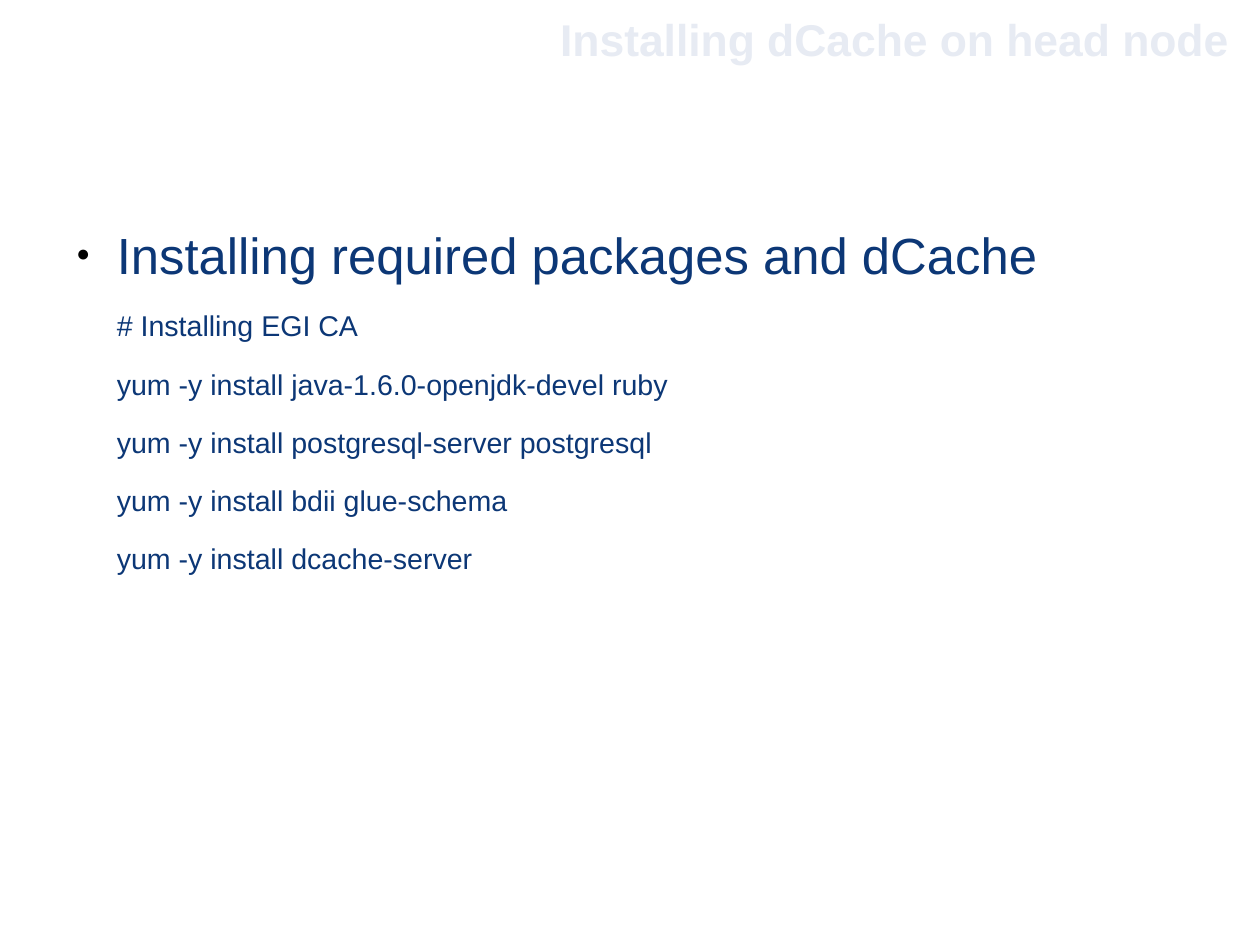
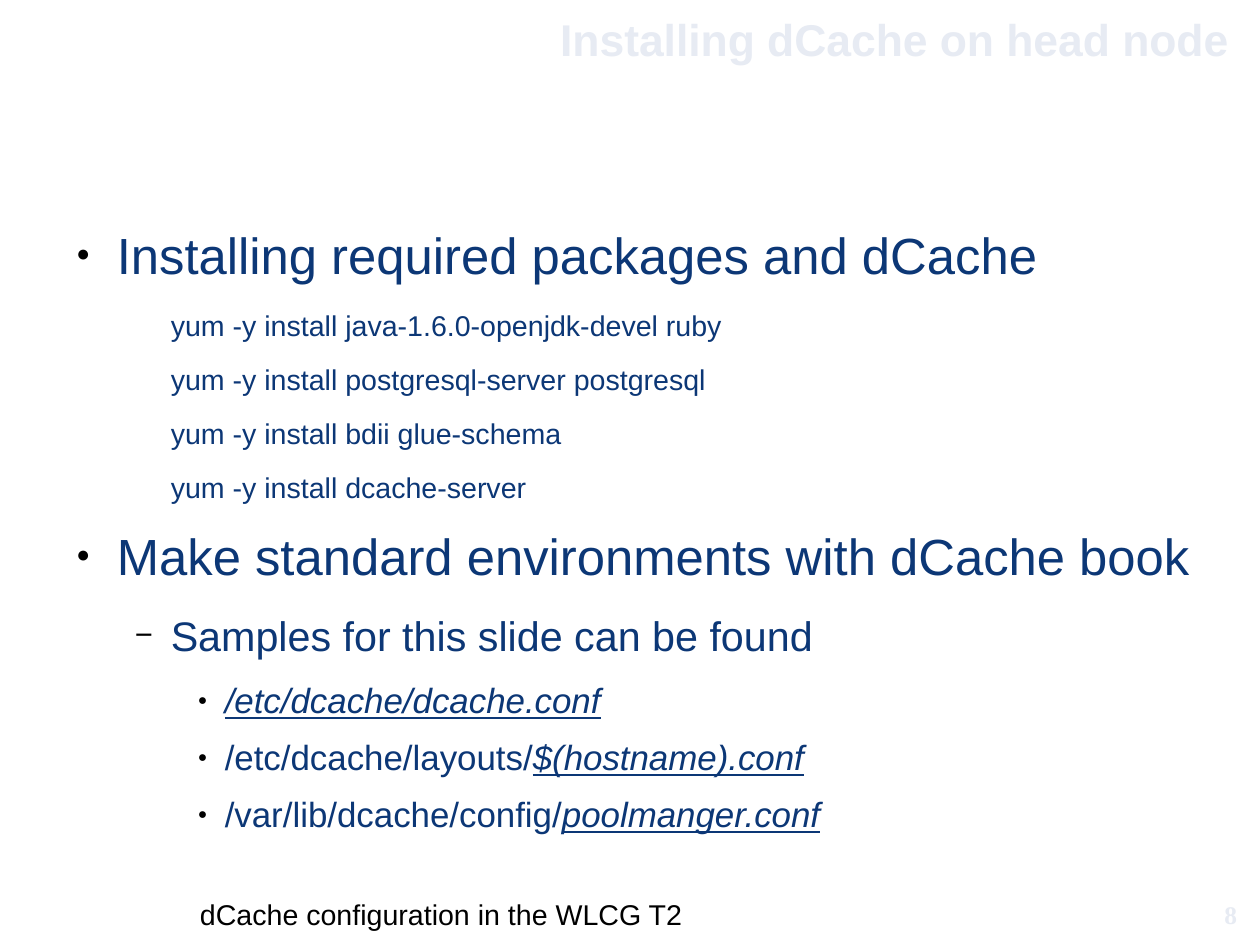
Before and after one commit to GenKawamura/GridKa2014-Material_ATLAS-T2_Example, a slide deck: slide 8 of dcache_wlcg_tier2_gridka.odp (slide 9 before the commit). Drawn at 1260x945 pixels with LibreOffice and Linux fonts; fonts in the diff are those of the drawing; background and template pictures are left out. Boxes give left, top, right and bottom in pixels: in the first picture for what was removed or moved away, otherwise in the second. Text is boxed around its words. In the diff, an @@ line names an element or a change of style, - is before the commit and + after.

```diff
--- a/dcache_wlcg_tier2_gridka.odp
+++ b/dcache_wlcg_tier2_gridka.odp
@@ text at (x1=141, y1=315, x2=358, y2=342): paragraph removed @@
-# Installing EGI CA
@@ text at (x1=171, y1=315, x2=722, y2=503): list level 1 to 2 in "yum -y install java-1.6.0-openjdk-devel ruby"; list level 1 to 2 in "yum -y install postgresql-server postgresql"; list level 1 to 2 in "yum -y install bdii glue-schema"; list level 1 to 2 in "yum -y install dcache-server" @@
@@ text at (x1=117, y1=538, x2=1189, y2=834): paragraphs added @@
+● Make standard environments with dCache book
+  − Samples for this slide can be found
+    ● /etc/dcache/dcache.conf
+    ● /etc/dcache/layouts/$(hostname).conf
+    ● /var/lib/dcache/config/poolmanger.conf
@@ page number added at (x1=1092, y1=887, x2=1237, y2=942), 16 pt, text #E7EBF3, bold @@
+8
@@ text added at (x1=200, y1=904, x2=682, y2=931), 18 pt, text #000000 @@
+dCache configuration in the WLCG T2
```
Also in this commit, not shown: 13 other slides changed, 5 slides added, 5 slides removed, 3 other files.
